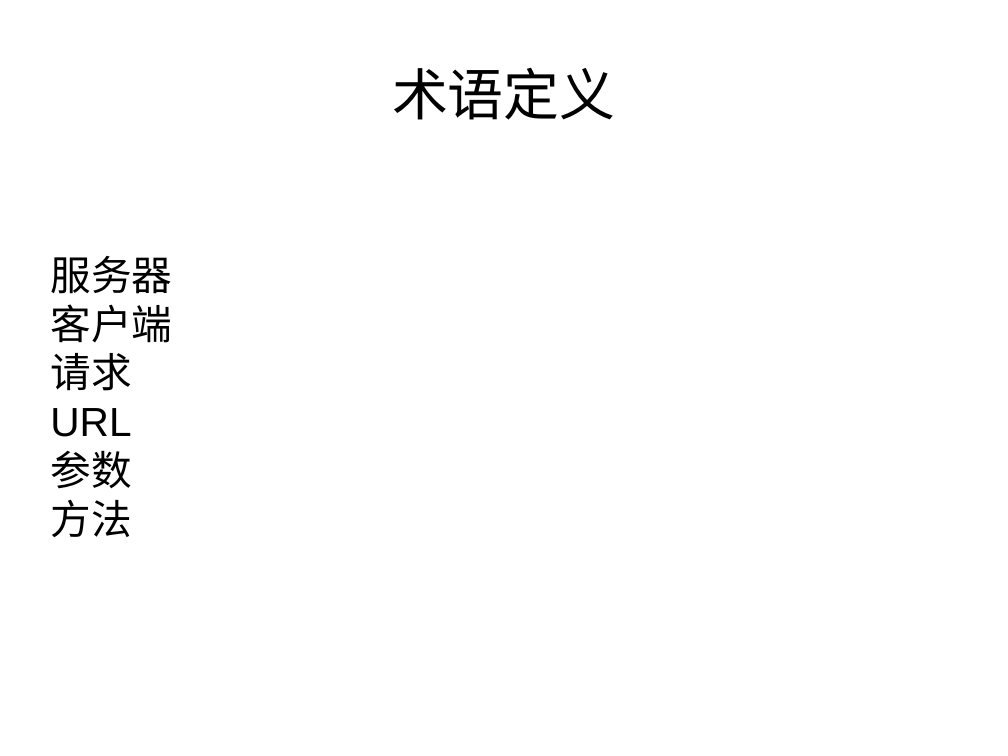
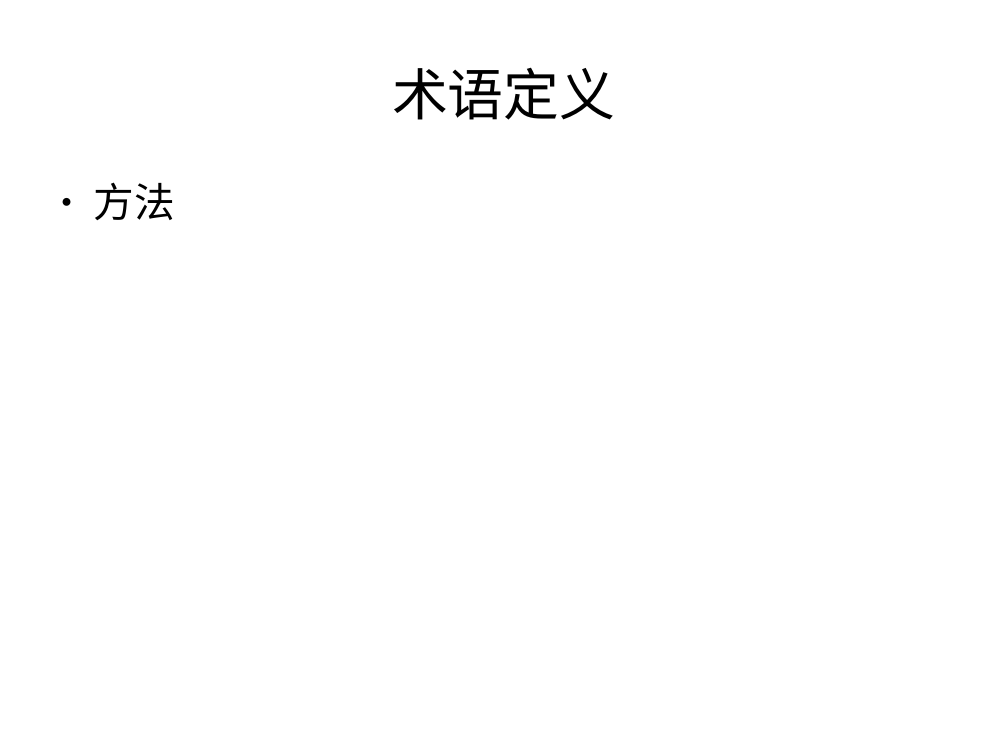
Before and after one commit to morro-wind/share, a slide deck: slide 4 of WEBterms/WEB-Terms.odp (slide 2 before the commit). Drawn at 1008x756 pixels with LibreOffice and Linux fonts; fonts in the diff are those of the drawing. Boxes give left, top, right and bottom in pixels: in the first picture for what was removed or moved away, otherwise in the second. Text is boxed around its words. In the diff, an @@ line names an element or a change of style, - is before the commit and + after.

Commit message:
update

```diff
--- a/WEBterms/WEB-Terms.odp
+++ b/WEBterms/WEB-Terms.odp
@@ text "方法" at [94, 182, 175, 220]: bullet none to ●; more space between paragraphs; vertical alignment middle to top @@
@@ text at [50, 256, 172, 489]: paragraphs removed @@
-服务器
-客户端
-请求
-URL
-参数
```
Also in this commit, not shown: 2 other slides changed, 6 slides added.
